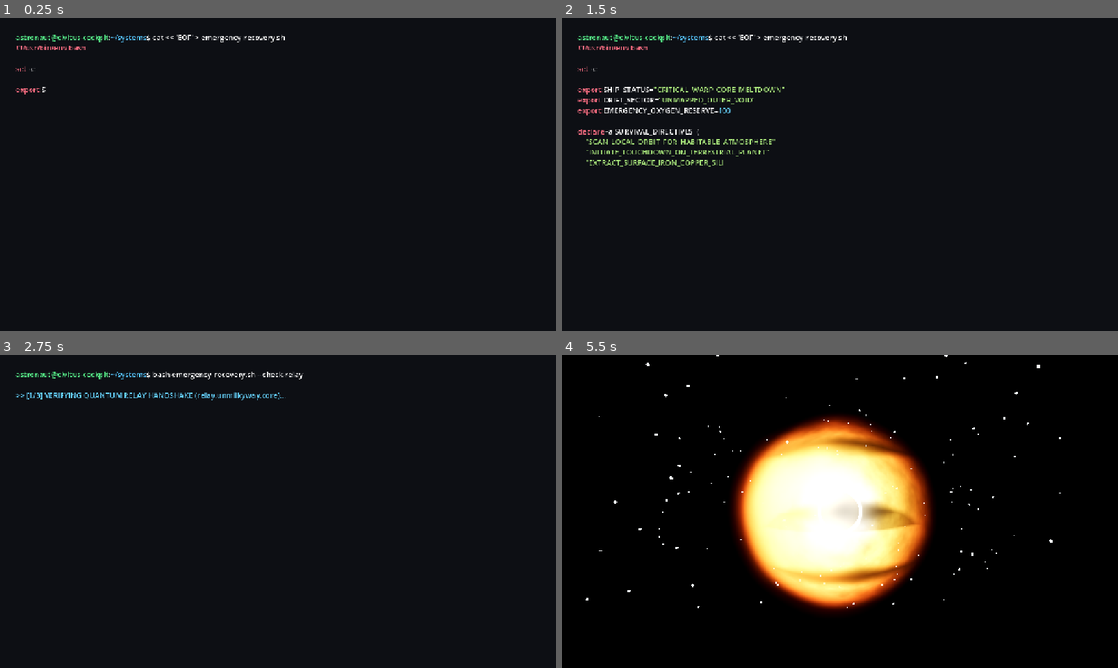
Above: before the commit, frames 1-4 (two rows, left to right).
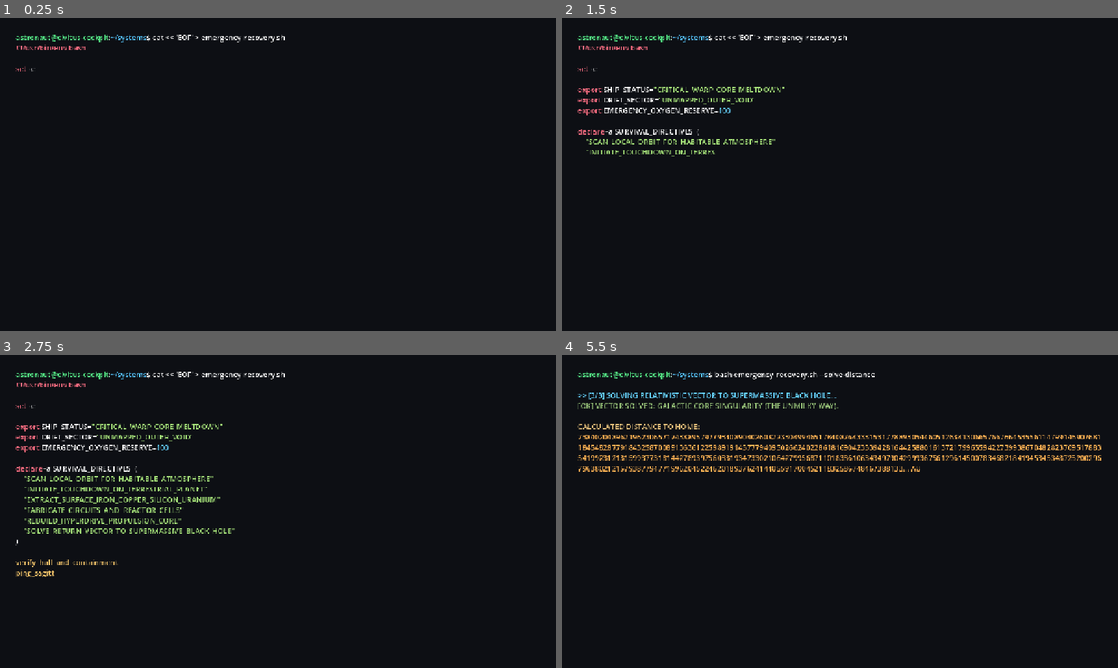
Above: after the commit, the same moments.

Repository: nicolasbuelvas/CIVITUS
Game: Godot game, scene res://scenes/tools/record_authentic_code_intro.tscn
Two runs of this game, one before a commit and one after it. Both use one fixed random seed, a clock stepped at 60 frames per second and the inputs below. This scene is started directly instead of the project's main scene. Sound files missing from this copy of the repository are replaced by a short silence.
Inputs (mouse positions are in pixels of both pictures, inside the frame that each line leads up to):
- Up to frame 1 (0.25 s): no input
- Up to frame 2 (1.5 s): tap Enter at 0.5 s; move the mouse to (962, 158) at 0.52 s; hold D (move_right) 0.53-1.25 s; hold Left (rotate_cam_left) 0.53-1.25 s; click (962, 158) at 0.67 s; drag from (728, 190) to (812, 237) at 1.27 s
- Up to frame 3 (2.75 s): move the mouse to (333, 442) at 2.02 s; hold D (move_right) from 2.03 s (still down); hold Shift (sprint) from 2.03 s (still down)
- Up to frame 4 (5.5 s): release D (move_right) at 2.75 s; release Shift (sprint) at 2.75 s; drag from (812, 574) to (673, 464) at 2.77 s; move the mouse to (1006, 558) at 3.52 s; hold A (move_left) 3.53-4.25 s; hold F 3.53-4.25 s; drag from (673, 464) to (756, 433) at 4.27 s; move the mouse to (867, 511) at 5.02 s; hold S (move_backward) from 5.03 s (still down); tap H at 5.1 s; click (867, 511) at 5.17 s

The runs differ from the first frame. In frame 1, less than 0.1% of the frame differs, in the area x 2-9%, y 22-25%; in frame 2, 0.3%; in frame 3, 3.9%; in frame 4, 22%, in the area x 2-97%, y 0-82%.

Commit message:
feat: balanced intro timing with extended bash code typing, prolonged black hole vista, and smooth window glide

Diff:
--- a/scripts/tools/record_authentic_code_intro.gd
+++ b/scripts/tools/record_authentic_code_intro.gd
@@ -1,7 +1,7 @@
 extends Node3D
 
 var frame_count: int = 0
-var max_frames: int = 555 # 18.5s @ 30fps
+var max_frames: int = 750 # 25.0s @ 30fps
 var frames_dir: String = "res://temp_frames/authentic_intro/"
 var anim_time: float = 0.0
 
@@ -75,7 +75,7 @@
 var infinite_digits_pool: String = ""
 
 func _ready() -> void:
-	print("[Linux TTY Intro] Initializing fullscreen Linux console intro...")
+	print("[Linux TTY Intro] Initializing 25.0s timed intro sequence...")
 	DirAccess.make_dir_recursive_absolute(ProjectSettings.globalize_path(frames_dir))
 
 	total_bash_chars = bash_script_plain.length()
@@ -235,150 +235,121 @@
 
 	frame_count += 1
 	if frame_count >= max_frames:
-		print("[Linux TTY Intro] All 555 frames captured.")
+		print("[Linux TTY Intro] All 750 frames captured.")
 		get_tree().quit(0)
 
 func _update_sequence(t: float, dt: float) -> void:
 	# =========================================================================
-	# BEAT 1: 0.0s to 5.4s -> Fullscreen Linux typing: cat << 'EOF' > script.sh
-	# =========================================================================
-	if t < 5.4:
+	# BEAT 1: 0.0s to 12.0s -> CODE & TERMINAL (LONGEST BEAT - 12s)
+	# =========================================================================
+	if t < 12.0:
 		black_screen.visible = true
 		terminal_rtl.visible = true
 		black_hole_quad.visible = false
 		sun_sphere.visible = false
 		ship.visible = false
 
-		var typing_p = clamp(t / 5.1, 0.0, 1.0)
-		var chars_to_show = int(typing_p * total_bash_chars)
-		var cursor = "[color=#5af78e]█[/color]" if fmod(t, 0.24) < 0.12 else " "
-
-		terminal_rtl.text = prompt_str + bash_script_bbcode + cursor
-		terminal_rtl.visible_characters = 54 + chars_to_show
-
-	# =========================================================================
-	# BEAT 2A: 5.4s to 7.0s -> PART 1 COMPILE/RUN & ERROR
-	# =========================================================================
-	elif t < 7.0:
-		black_screen.visible = true
-		terminal_rtl.visible = true
-		terminal_rtl.visible_characters = -1
-		black_hole_quad.visible = false
-		sun_sphere.visible = false
-		ship.visible = false
-
-		var out = "[color=#5af78e]astronaut@civitus-cockpit[/color]:[color=#57c7ff]~/systems[/color][color=#f1f1f0]$[/color] bash emergency_recovery.sh --check-relay\n\n"
-		out += "[color=#67d5ff]>> [1/3] VERIFYING QUANTUM RELAY HANDSHAKE (relay.unmilkyway.core)...[/color]\n"
-		if t >= 6.1:
-			out += "[color=#ff5555]>>> [ERR_CONNECTION_TIMEOUT] 0 repeaters in range. Link negotiation failed.[/color]\n"
-			out += "[color=#ff5555]    Galactic core communication grid unreachable. Signal lost.[/color]\n\n"
-			out += "[color=#ff7085][FAILED] EXIT CODE 1[/color]"
-		terminal_rtl.text = out
-
-	# =========================================================================
-	# CLEAR 1: 7.0s to 7.2s -> Terminal clear
-	# =========================================================================
-	elif t < 7.2:
-		terminal_rtl.text = "[color=#5af78e]astronaut@civitus-cockpit[/color]:[color=#57c7ff]~/systems[/color][color=#f1f1f0]$[/color] clear"
-
-	# =========================================================================
-	# BEAT 2B: 7.2s to 8.5s -> PART 2 COMPILE/RUN & ERROR
-	# =========================================================================
-	elif t < 8.5:
-		black_screen.visible = true
-		terminal_rtl.visible = true
-		terminal_rtl.visible_characters = -1
-		black_hole_quad.visible = false
-		sun_sphere.visible = false
-		ship.visible = false
-
-		var out = "[color=#5af78e]astronaut@civitus-cockpit[/color]:[color=#57c7ff]~/systems[/color][color=#f1f1f0]$[/color] bash emergency_recovery.sh --check-warp\n\n"
-		out += "[color=#67d5ff]>> [2/3] DIAGNOSING WARP CORE MAGNETIC CONTAINMENT & COILS...[/color]\n"
-		if t >= 7.8:
-			out += "[color=#ff5555]>>> [CRITICAL_MELTDOWN] SCRIPT ERROR: Hyperdrive coils vaporized.[/color]\n"
-			out += "[color=#ff5555]    Magnetic containment compromised. Relativistic propulsion offline.[/color]\n\n"
-			out += "[color=#ff7085][FAILED] EXIT CODE 2[/color]"
-		terminal_rtl.text = out
-
-	# =========================================================================
-	# CLEAR 2: 8.5s to 8.7s -> Terminal clear
-	# =========================================================================
-	elif t < 8.7:
-		terminal_rtl.text = "[color=#5af78e]astronaut@civitus-cockpit[/color]:[color=#57c7ff]~/systems[/color][color=#f1f1f0]$[/color] clear"
-
-	# =========================================================================
-	# BEAT 2C: 8.7s to 10.5s -> PART 3: SOLVE DISTANCE & INFINITE NUMBERS STREAM
-	# =========================================================================
-	elif t < 10.5:
-		black_screen.visible = true
-		terminal_rtl.visible = true
-		terminal_rtl.visible_characters = -1
-		black_hole_quad.visible = false
-		sun_sphere.visible = false
-		ship.visible = false
-
-		var out = "[color=#5af78e]astronaut@civitus-cockpit[/color]:[color=#57c7ff]~/systems[/color][color=#f1f1f0]$[/color] bash emergency_recovery.sh --solve-distance\n\n"
-		out += "[color=#67d5ff]>> [3/3] SOLVING RELATIVISTIC VECTOR TO SUPERMASSIVE BLACK HOLE...[/color]\n"
-		out += "[color=#98c379][OK] VECTOR SOLVED: GALACTIC CORE SINGULARITY (THE UNMILKY WAY).[/color]\n\n"
-		out += "[color=#e5c07b]CALCULATED DISTANCE TO HOME: [/color]"
-
-		var num_time = t - 8.9
-		var digits_count = int(clamp(num_time / 1.5, 0.0, 1.0) * 850)
-		var sub_digits = infinite_digits_pool.substr(0, digits_count)
-
-		out += "[color=#ffb454]" + sub_digits + "... AU[/color]\n\n"
-		if num_time > 0.9:
-			out += "[color=#ff7085]>>> SYSTEM WARNING: INFINITE DISTANCE DETECTED // TRAVEL TIME: UNMEASURABLE[/color]"
-
-		terminal_rtl.text = out
-
-	# =========================================================================
-	# BEAT 3: 10.5s to 13.0s -> SWITCH TO OTHER VIEW: SUPERMASSIVE BLACK HOLE
-	# =========================================================================
-	elif t < 13.0:
-		var b3_t = t - 10.5
+		# Phase 1A: Typing bash script (0.0s to 6.5s)
+		if t < 6.5:
+			var typing_p = clamp(t / 6.0, 0.0, 1.0)
+			var chars_to_show = int(typing_p * total_bash_chars)
+			var cursor = "[color=#5af78e]█[/color]" if fmod(t, 0.24) < 0.12 else " "
+			terminal_rtl.text = prompt_str + bash_script_bbcode + cursor
+			terminal_rtl.visible_characters = 54 + chars_to_show
+
+		# Phase 1B: Part 1 Run & Error (6.5s to 8.2s)
+		elif t < 8.2:
+			terminal_rtl.visible_characters = -1
+			if t > 8.0:
+				terminal_rtl.text = "[color=#5af78e]astronaut@civitus-cockpit[/color]:[color=#57c7ff]~/systems[/color][color=#f1f1f0]$[/color] clear"
+			else:
+				var out = "[color=#5af78e]astronaut@civitus-cockpit[/color]:[color=#57c7ff]~/systems[/color][color=#f1f1f0]$[/color] bash emergency_recovery.sh --check-relay\n\n"
+				out += "[color=#67d5ff]>> [1/3] VERIFYING QUANTUM RELAY HANDSHAKE (relay.unmilkyway.core)...[/color]\n"
+				if t >= 7.0:
+					out += "[color=#ff5555]>>> [ERR_CONNECTION_TIMEOUT] 0 repeaters in range. Link negotiation failed.[/color]\n"
+					out += "[color=#ff5555]    Galactic core communication grid unreachable. Signal lost.[/color]\n\n"
+					out += "[color=#ff7085][FAILED] EXIT CODE 1[/color]"
+				terminal_rtl.text = out
+
+		# Phase 1C: Part 2 Run & Error (8.2s to 9.8s)
+		elif t < 9.8:
+			terminal_rtl.visible_characters = -1
+			if t > 9.6:
+				terminal_rtl.text = "[color=#5af78e]astronaut@civitus-cockpit[/color]:[color=#57c7ff]~/systems[/color][color=#f1f1f0]$[/color] clear"
+			else:
+				var out = "[color=#5af78e]astronaut@civitus-cockpit[/color]:[color=#57c7ff]~/systems[/color][color=#f1f1f0]$[/color] bash emergency_recovery.sh --check-warp\n\n"
+				out += "[color=#67d5ff]>> [2/3] DIAGNOSING WARP CORE MAGNETIC CONTAINMENT & COILS...[/color]\n"
+				if t >= 8.8:
+					out += "[color=#ff5555]>>> [CRITICAL_MELTDOWN] SCRIPT ERROR: Hyperdrive coils vaporized.[/color]\n"
+					out += "[color=#ff5555]    Magnetic containment compromised. Relativistic propulsion offline.[/color]\n\n"
+					out += "[color=#ff7085][FAILED] EXIT CODE 2[/color]"
+				terminal_rtl.text = out
+
+		# Phase 1D: Part 3 Solve Distance & Infinite Stream (9.8s to 12.0s)
+		else:
+			terminal_rtl.visible_characters = -1
+			var out = "[color=#5af78e]astronaut@civitus-cockpit[/color]:[color=#57c7ff]~/systems[/color][color=#f1f1f0]$[/color] bash emergency_recovery.sh --solve-distance\n\n"
+			out += "[color=#67d5ff]>> [3/3] SOLVING RELATIVISTIC VECTOR TO SUPERMASSIVE BLACK HOLE...[/color]\n"
+			out += "[color=#98c379][OK] VECTOR SOLVED: GALACTIC CORE SINGULARITY (THE UNMILKY WAY).[/color]\n\n"
+			out += "[color=#e5c07b]CALCULATED DISTANCE TO HOME: [/color]"
+
+			var num_time = t - 10.1
+			var digits_count = int(clamp(num_time / 1.7, 0.0, 1.0) * 850)
+			var sub_digits = infinite_digits_pool.substr(0, digits_count)
+
+			out += "[color=#ffb454]" + sub_digits + "... AU[/color]\n\n"
+			if num_time > 1.0:
+				out += "[color=#ff7085]>>> SYSTEM WARNING: INFINITE DISTANCE DETECTED // TRAVEL TIME: UNMEASURABLE[/color]"
+
+			terminal_rtl.text = out
+
+	# =========================================================================
+	# BEAT 2: 12.0s to 19.5s -> SUPERMASSIVE BLACK HOLE (SECOND LONGEST - 7.5s)
+	# =========================================================================
+	elif t < 19.5:
+		var b2_t = t - 12.0
 		black_screen.visible = false
+		terminal_rtl.visible = false
 
 		black_hole_quad.visible = true
 		sun_sphere.visible = false
 		ship.visible = false
 
-		camera.position = Vector3(0, 0, lerp(13.0, 7.0, b3_t / 2.5))
+		camera.position = Vector3(0, 0, lerp(13.5, 6.2, b2_t / 7.5))
 		camera.look_at(Vector3.ZERO, Vector3.UP)
-		black_hole_quad.rotation.z += dt * 0.04
-
-	# =========================================================================
-	# BEAT 4: 13.0s to 15.5s -> INSIDE CABIN LOOKING AT SUN
-	# =========================================================================
-	elif t < 15.5:
-		var b4_t = t - 13.0
+		black_hole_quad.rotation.z += dt * 0.035
+
+	# =========================================================================
+	# BEAT 3: 19.5s to 25.0s -> CABIN, WINDOW & ULTRA SMOOTH SUN FLIGHT (5.5s)
+	# =========================================================================
+	else:
+		var b3_t = t - 19.5
 		black_hole_quad.visible = false
 		ship.visible = true
 		sun_sphere.visible = true
 		sun_light.visible = true
 		cabin_light.visible = true
 
-		camera.fov = 68.0
-		camera.position = Vector3(0.0, 1.83 + sin(b4_t * 1.6) * 0.012, -0.6)
-		camera.look_at(Vector3(0.0, 1.96, -4.0), Vector3.UP)
 		sun_sphere.rotation.y += dt * 0.08
 
-	# =========================================================================
-	# BEAT 5: 15.5s to 18.5s -> CAMERA MOVES TO SUN AND TITLE: THE UNMILKY WAY HOME
-	# =========================================================================
-	else:
-		var b5_t = t - 15.5
-		var p5 = b5_t / 3.0
-
-		black_hole_quad.visible = false
-		sun_sphere.visible = true
-		sun_light.visible = true
-
-		camera.position = Vector3(0.0, lerp(1.85, 3.2, p5), lerp(-0.6, -26.0, p5))
-		camera.look_at(sun_sphere.position, Vector3.UP)
-
-		fade_overlay.color = Color(0.0, 0.0, 0.0, clamp((b5_t - 0.5) / 1.5, 0.0, 0.90))
-
-		if b5_t > 0.6:
-			var title_p = clamp((b5_t - 0.6) / 1.4, 0.0, 1.0)
+		# Ultra smooth forward camera glide through the window cutout
+		var p = clamp(b3_t / 5.2, 0.0, 1.0)
+		# Smoothstep easing (S-curve: slow start, constant glide, slow stop)
+		var s_p = p * p * (3.0 - 2.0 * p)
+
+		var start_pos = Vector3(0.0, 1.84, -0.6)
+		var end_pos = Vector3(1.0, 2.7, -27.0)
+		camera.position = start_pos.lerp(end_pos, s_p)
+
+		var start_look = Vector3(0.0, 1.96, -4.0)
+		var end_look = sun_sphere.position
+		var cur_look = start_look.lerp(end_look, s_p)
+		camera.look_at(cur_look, Vector3.UP)
+
+		# Smooth progressive background darkening
+		fade_overlay.color = Color(0.0, 0.0, 0.0, clamp((b3_t - 1.8) / 2.0, 0.0, 0.90))
+
+		# Smooth title fade-in
+		if b3_t > 2.0:
+			var title_p = clamp((b3_t - 2.0) / 1.8, 0.0, 1.0)
 			title_card.modulate.a = title_p
Not shown, changed: animacion_intro_the_unmilky_way_final.mp4
Not shown, changed: assets/audio/pure_typing_intro_soundtrack.wav
Not shown, changed: scripts/tools/generate_authentic_intro_audio.py
